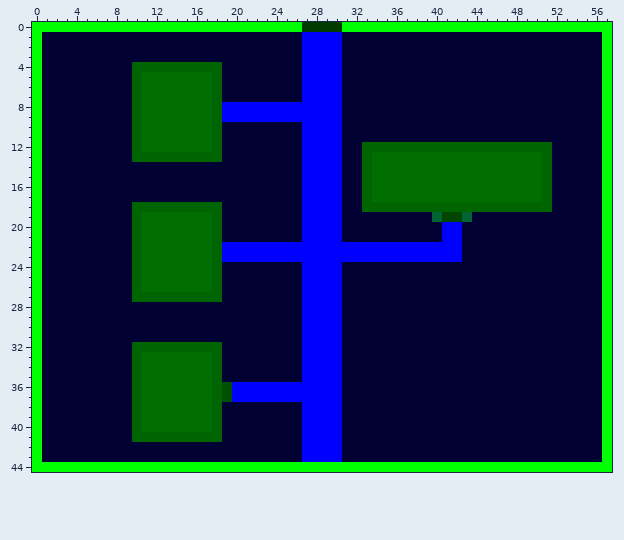
Two versions of one pixel-art sprite, res/levels/town_intro.png. The picture above is the old version.
The file is 58x45 pixels. Colours within 5 levels of each other are drawn and written as one.
And afterwards:
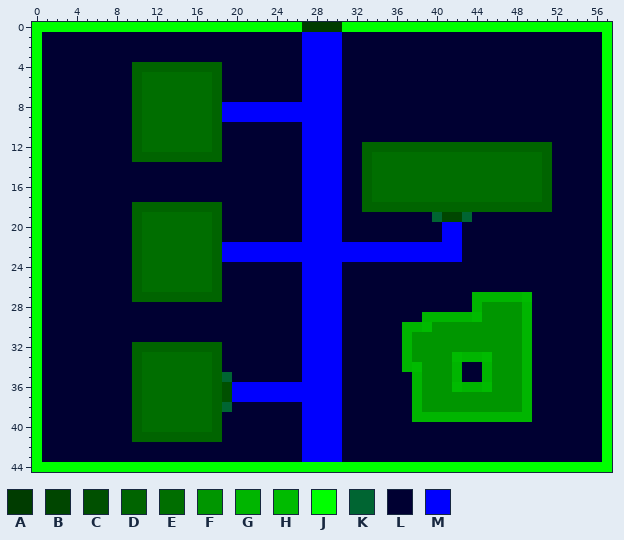
Palette (. is transparent): A #003c00  B #004600  C #005000  D #006400  E #006e00  F #009600  G #00b500  H #00bb00  J #00ff00  K #006532  L #000032  M #0000fe
Commit message: added water and better grass for town_intro
The exact change:
Colour F replaces colour L in rows 28 to 29 at x 45 to 48; in row 30 at x 40 to 48; in rows 31 to 32 at x 38 to 48; in row 33 at x 38 to 41 and 46 to 48; in rows 34 to 36 at x 39 to 41 and 46 to 48; in rows 37 to 38 at x 39 to 48.
Colour G replaces colour L in row 27 at x 44 to 48; in row 28 at x 44 and 49; in row 29 at x 39 to 43 and 49; in row 30 at x 37 to 38 and 49; in rows 31 to 32 at x 37 and 49; in row 33 at x 37, 43 to 44 and 49.
Colour G replaces colour L in row 34 at x 37, 42, 45 and 49; in row 35 at x 38, 42, 45 and 49; in row 36 at x 38, 43 to 44 and 49; in rows 37 to 38 at x 38 and 49; in row 39 at x 38 to 49.
Colour H replaces colour L in row 27 at x 49; in row 29 at x 44; in row 30 at x 39; in row 33 at x 42 and 45; in row 34 at x 38; in row 36 at x 42 and 45.
Colour K replaces colour L in row 35 at x 19; in row 38 at x 19.
Changed places in both pictures, as pixel boxes (x1, y1, x2, y2):
changed: (402, 292, 532, 422)
changed: (222, 372, 232, 412)
